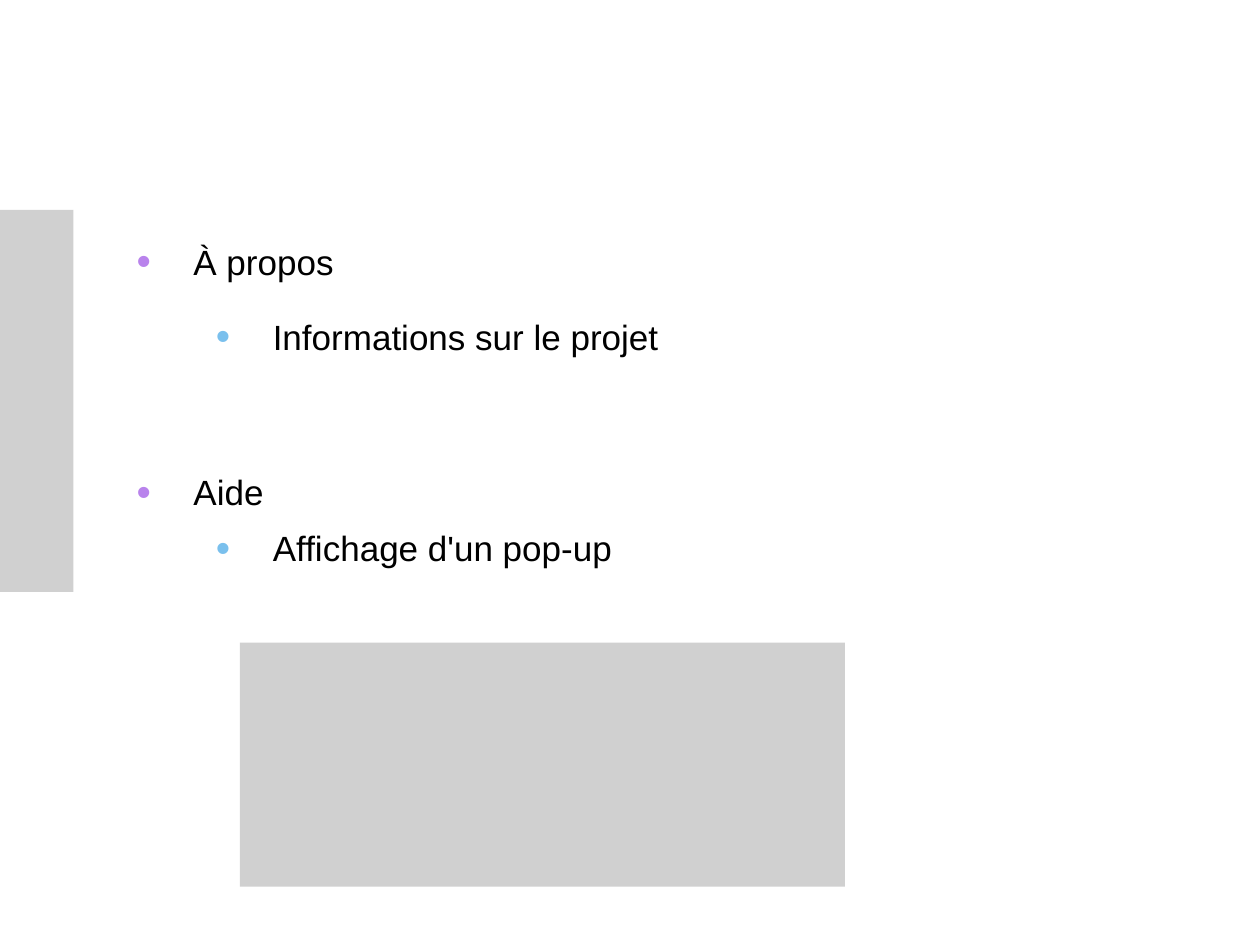
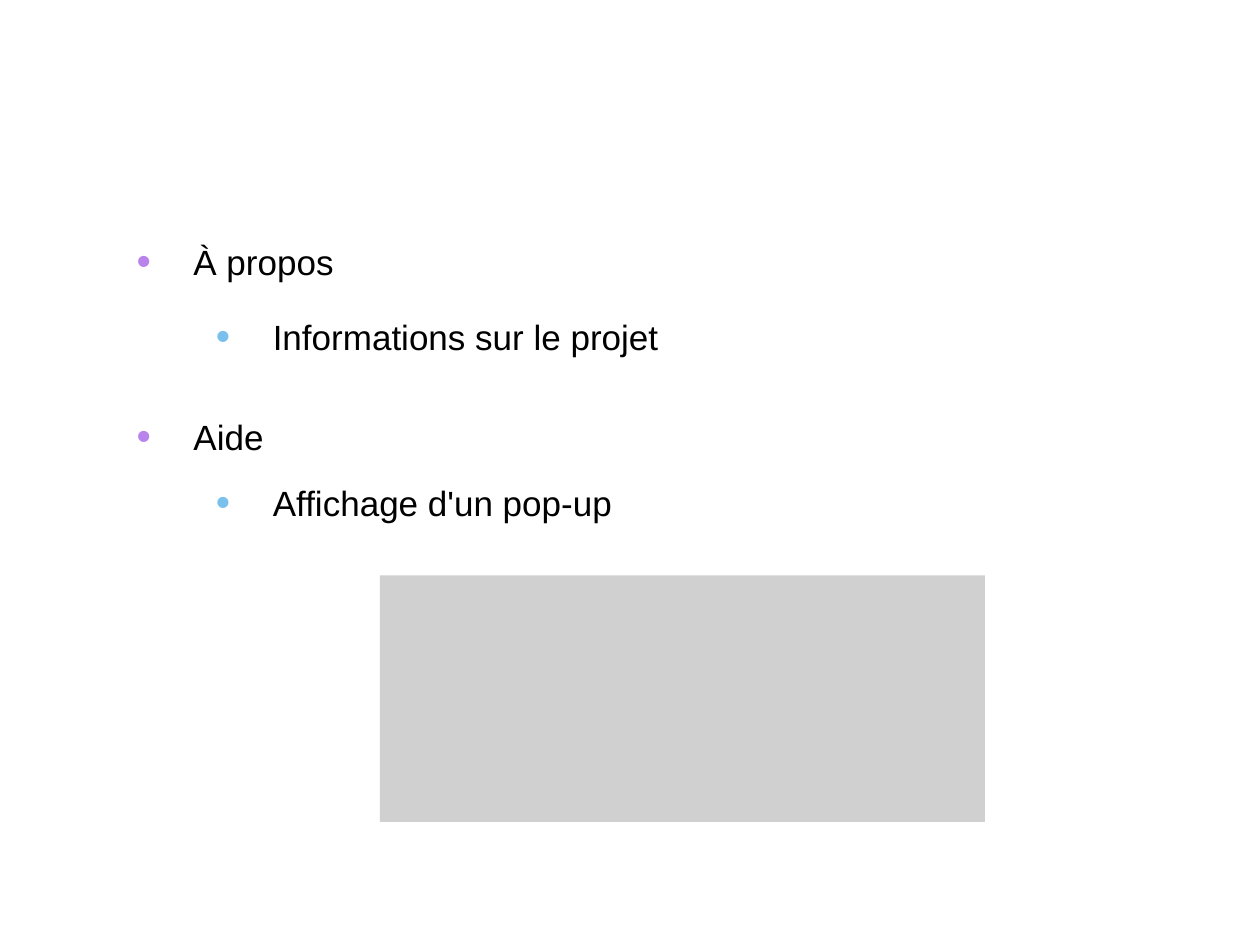
Before and after one commit to valentindoulcier/rba-innophyt, a slide deck: slide 11 of Documents/Soutenance/Présentation.pptx. Drawn at 1260x945 pixels with LibreOffice and Linux fonts; fonts in the diff are those of the drawing; grey boxes stand for pictures; background and template pictures are left out. Boxes give left, top, right and bottom in pixels: in the first picture for what was removed or moved away, otherwise in the second. Text is boxed around its words. In the diff, an @@ line names an element or a change of style, - is before the commit and + after.

```diff
--- a/Documents/Soutenance/Présentation.pptx
+++ b/Documents/Soutenance/Présentation.pptx
@@ picture removed at bbox=[0, 210, 73, 592] @@
@@ text "Aide": place and size @@
-text "Aide" at bbox=[193, 479, 263, 506]
+text "Aide" at bbox=[193, 424, 263, 451]
@@ text "Affichage d'un pop-up": place and size @@
-text "Affichage d'un pop-up" at bbox=[273, 535, 612, 568]
+text "Affichage d'un pop-up" at bbox=[273, 490, 612, 523]
@@ picture: place and size @@
-picture at bbox=[239, 643, 844, 887]
+picture at bbox=[381, 576, 985, 823]
```
Also in this commit, not shown: 10 other slides changed, 2 slides added, 2 slides removed.
